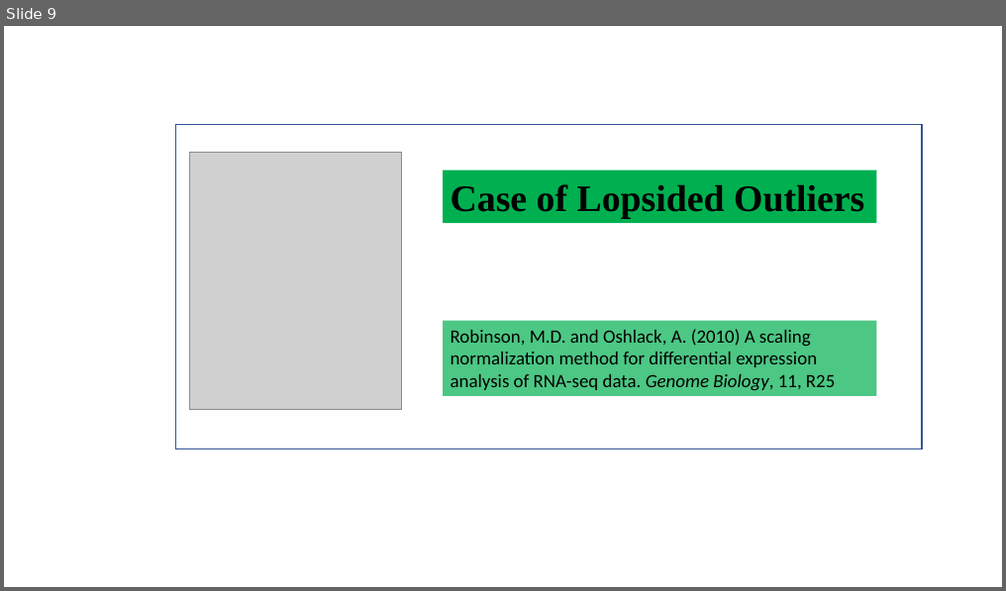
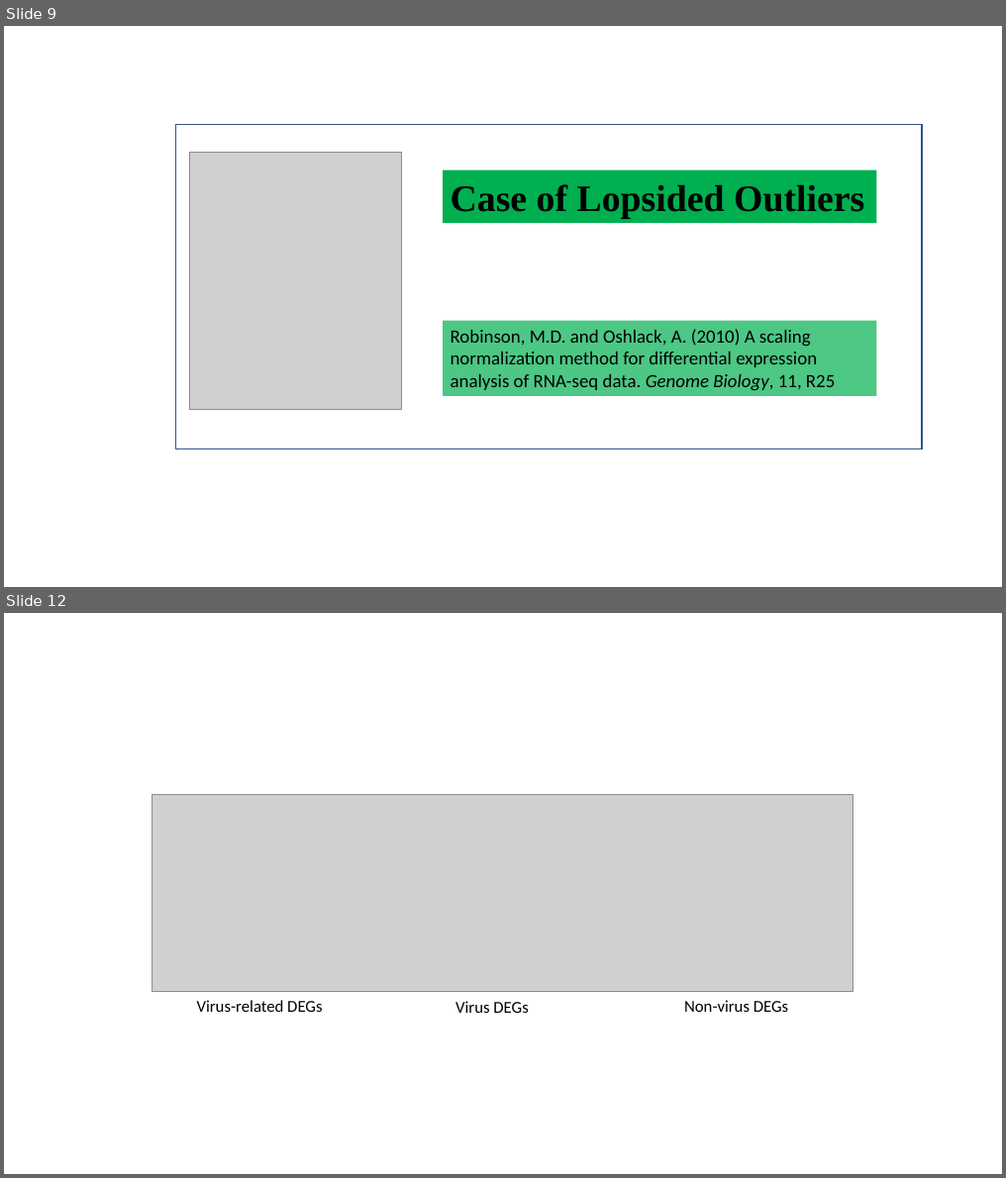
Before and after one commit to lrutter/thesisPresentation, a slide deck: images/Presentation1.pptx. Shown one above the other, each under a label of ours: slide 9 before the commit, slides 9 and 12 after it; the slides between them are not shown. The pictures are 1006x591 and 1006x1178 pixels, drawn with LibreOffice and Linux fonts; fonts in the diff are those of the drawing; grey boxes stand for pictures. Boxes give left, top, right and bottom in pixels: in the first picture for what was removed or moved away, otherwise in the second. Text is boxed around its words. In the diff, an @@ line names an element or a change of style, - is before the commit and + after.

```diff
--- a/images/Presentation1.pptx
+++ b/images/Presentation1.pptx
@@ slide 12 added at [4,613,1002,1174], background #FFFFFF @@
@@ group added at [152,795,853,1013]: 3 texts, 1 picture @@
+Virus-related DEGs
+Virus DEGs
+Non-virus DEGs
```
Also in this commit, not shown: 1 slide changed, 2 other slides added, 41 other files.
